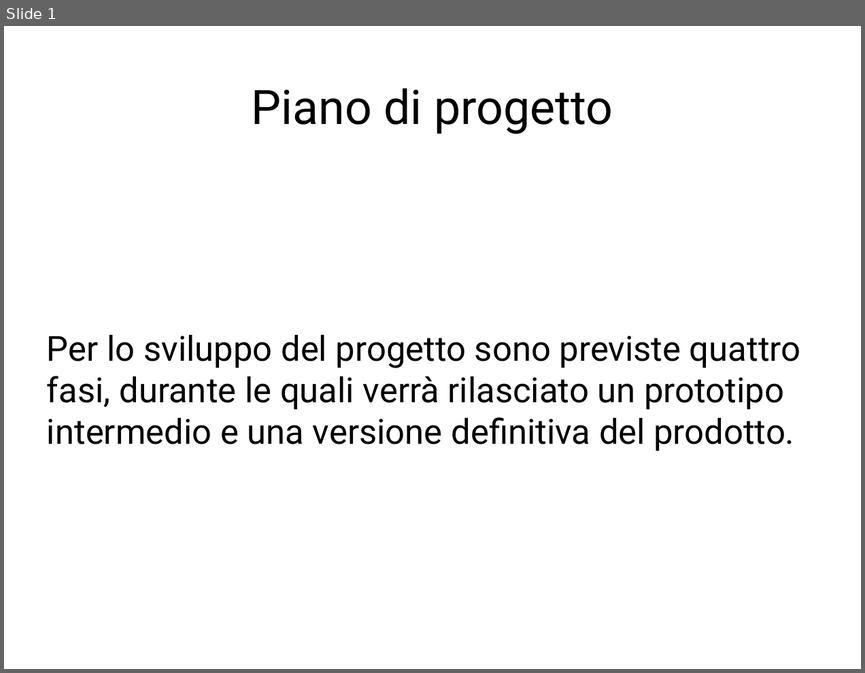
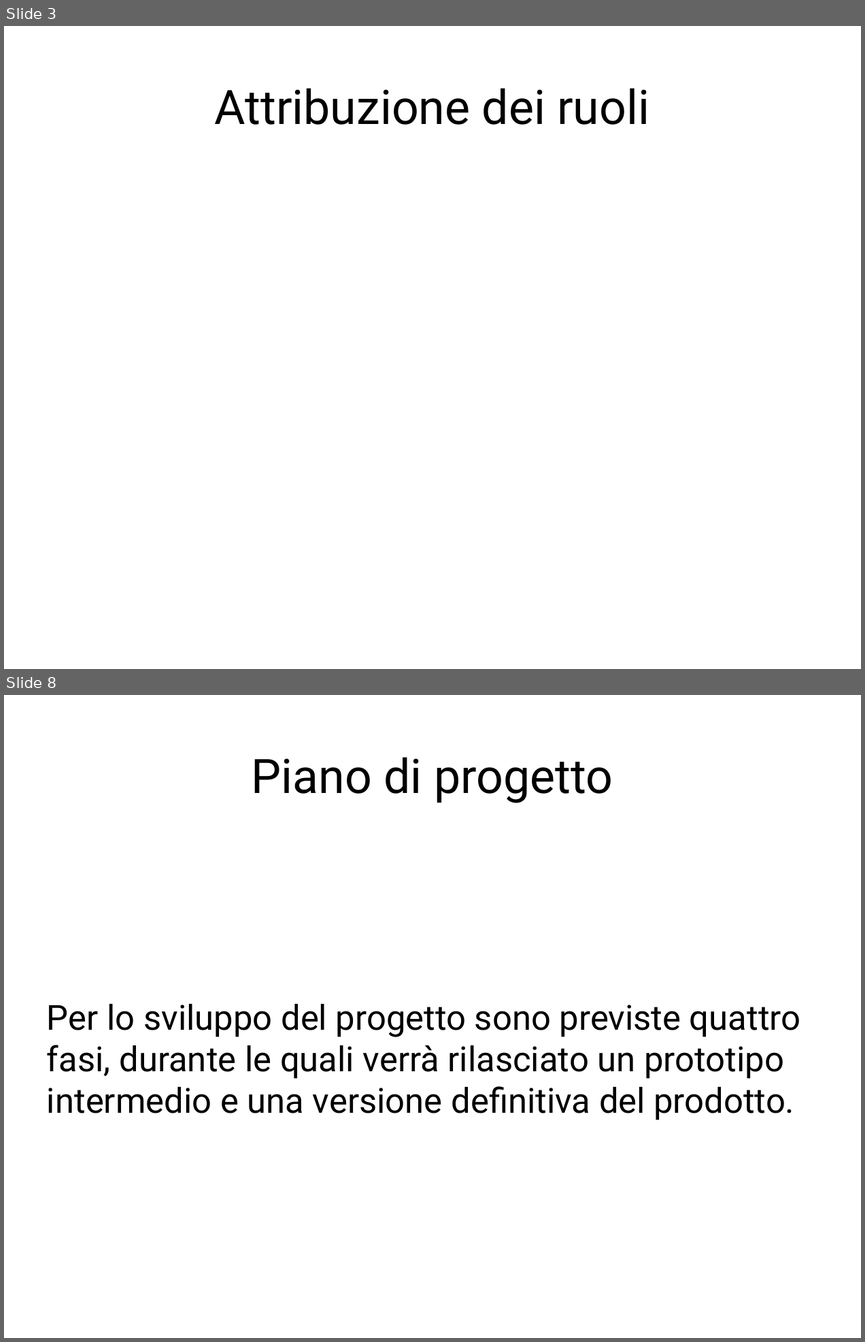
Before and after one commit to webshape/ajaxdraw, a slide deck: doc/PresentazioneRR/PresentazionePianoDiProgetto.odp. Shown one above the other, each under a label of ours: slide 1 before the commit, slides 3 and 8 after it; the slides between them are not shown. The pictures are 865x673 and 865x1342 pixels, drawn with LibreOffice and Linux fonts; fonts in the diff are those of the drawing. Boxes give left, top, right and bottom in pixels: in the first picture for what was removed or moved away, otherwise in the second. Text is boxed around its words. In the diff, an @@ line names an element or a change of style, - is before the commit and + after.

```diff
--- a/doc/PresentazioneRR/PresentazionePianoDiProgetto.odp
+++ b/doc/PresentazioneRR/PresentazionePianoDiProgetto.odp
@@ slide 3 added at (4,26,861,669), background #FFFFFF @@
@@ title added at (215,88,649,125), 44 pt, text #000000 @@
+Attribuzione dei ruoli
@@ what was slide 1 is now slide 8 @@
```
Also in this commit, not shown: 1 slide changed, 8 other slides added, 2 slides removed.
